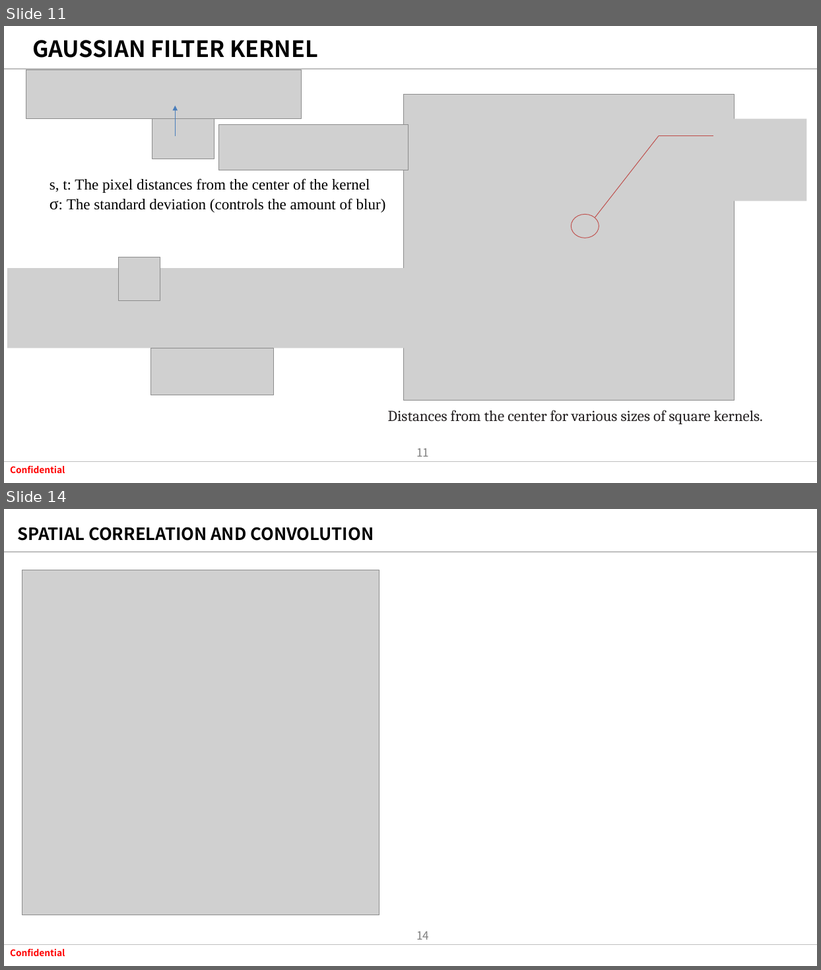
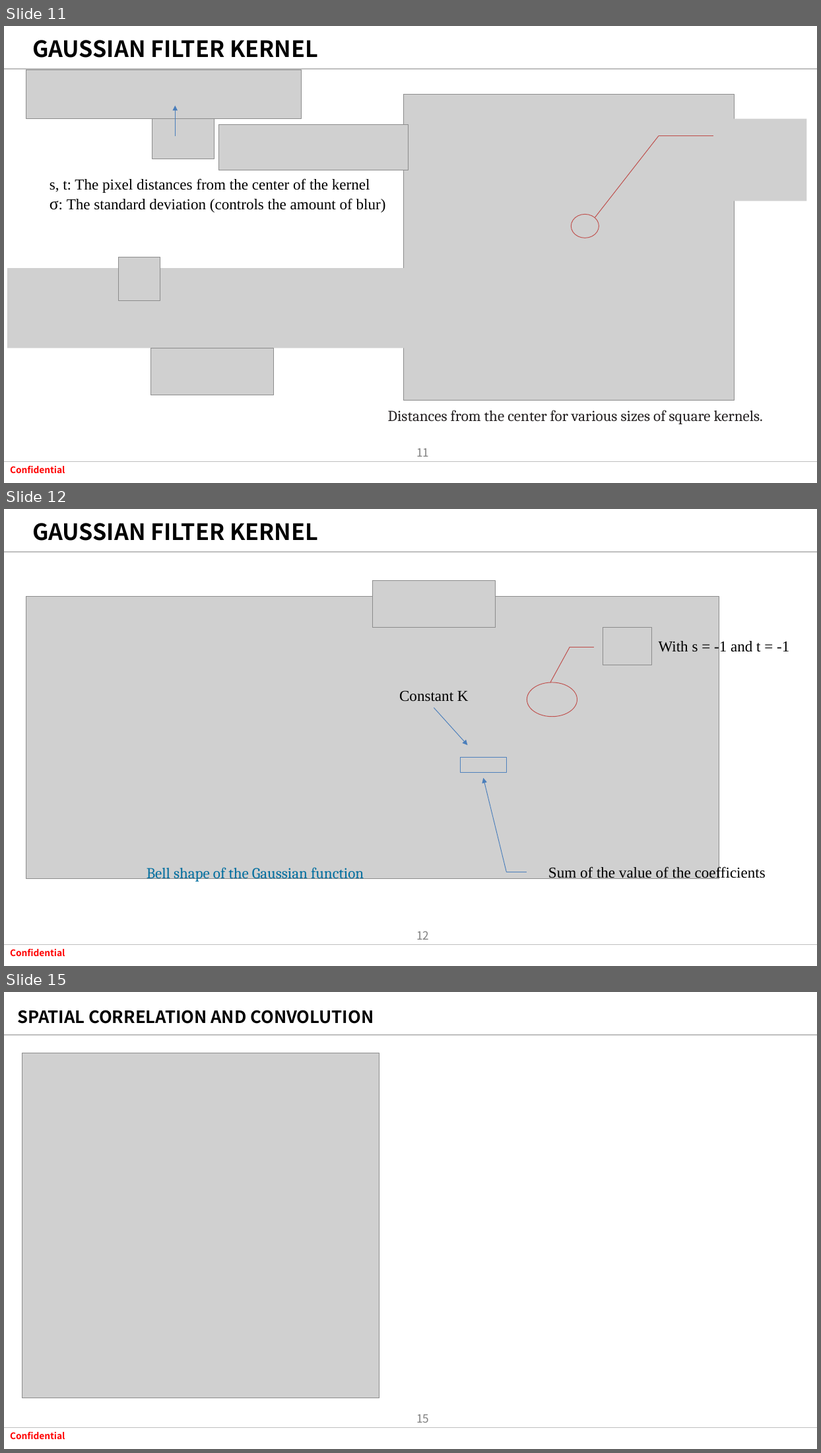
Before and after one commit to tuananh020400/FresherXavisTech, a slide deck: Document/SlideWeek2/Spatial Filltering .pptx. Shown one above the other, each under a label of ours: slides 11 and 14 before the commit, slides 11, 12 and 15 after it; the slides between them are not shown. The pictures are 821x970 and 821x1453 pixels, drawn with LibreOffice and Linux fonts; fonts in the diff are those of the drawing; grey boxes stand for pictures; background and template pictures are left out. Boxes give left, top, right and bottom in pixels: in the first picture for what was removed or moved away, otherwise in the second. Text is boxed around its words. In the diff, an @@ line names an element or a change of style, - is before the commit and + after.

Commit message:
Done code filter

```diff
--- a/Document/SlideWeek2/Spatial Filltering .pptx
+++ b/Document/SlideWeek2/Spatial Filltering .pptx
@@ slide 12 added at [4,509,817,966], background #FFFFFF; not listed: 4 template elements that a slide beside it also shows @@
@@ title added at [32,523,318,541], 26.6 pt, text #000000, bold @@
+GAUSSIAN FILTER KERNEL
@@ picture added at [372,580,495,627] @@
@@ picture added at [26,596,719,879] @@
@@ picture added at [603,627,652,665] @@
@@ line added from (550, 683) to (570, 647), #BF4C48 0.75 pt @@
@@ line added from (570, 647) to (594, 647), #BF4C48 0.75 pt @@
@@ text added at [659,640,789,656], 18 pt, text #000000 @@
+With s = -1 and t = -1
@@ ellipse added at [527,683,578,717], outline #C0504D 0.75 pt @@
@@ text added at [399,691,469,702], 18 pt, text #000000 @@
+Constant K
@@ arrow added from (434, 708) to (467, 746), #4B7EBC 0.75 pt @@
@@ rectangle added at [460,757,507,772], outline #4F81BD 0.75 pt @@
@@ arrow added from (507, 873) to (483, 778), #4B7EBC 0.75 pt @@
@@ text added at [147,867,364,883], 18 pt, text #016E9F @@
+Bell shape of the Gaussian function
@@ line added from (507, 873) to (527, 873), #4B7EBC 0.75 pt @@
@@ text added at [548,866,766,882], 18 pt, text #000000 @@
+Sum of the value of the coefficients
@@ what was slide 14 is now slide 15 @@
@@ page number at [416,1414,429,1423]: text changed @@
-14
+15
```
Also in this commit, not shown: 1 slide changed, 1 other slide added, 2 slides removed, 3 other files.
